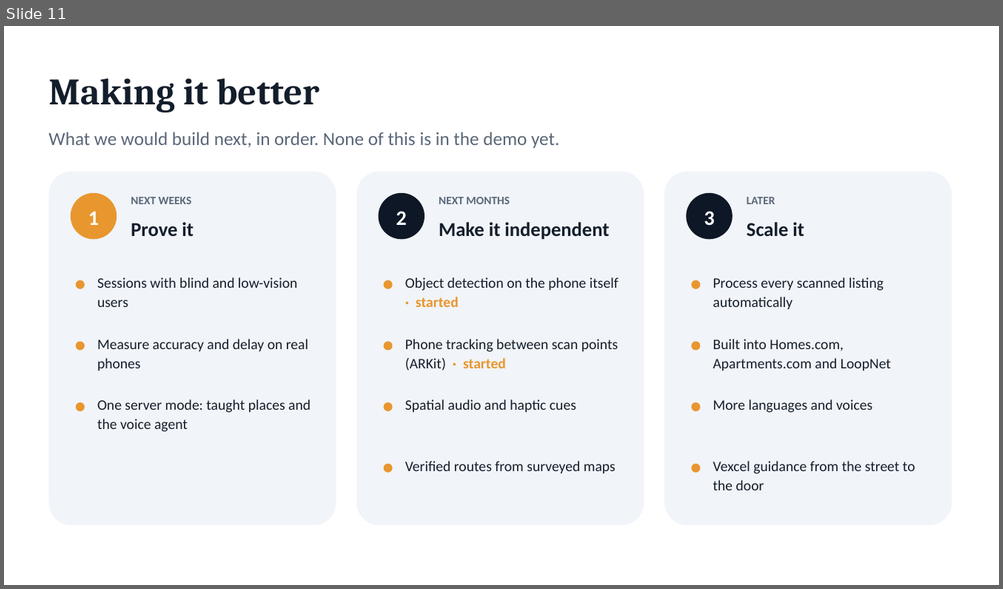
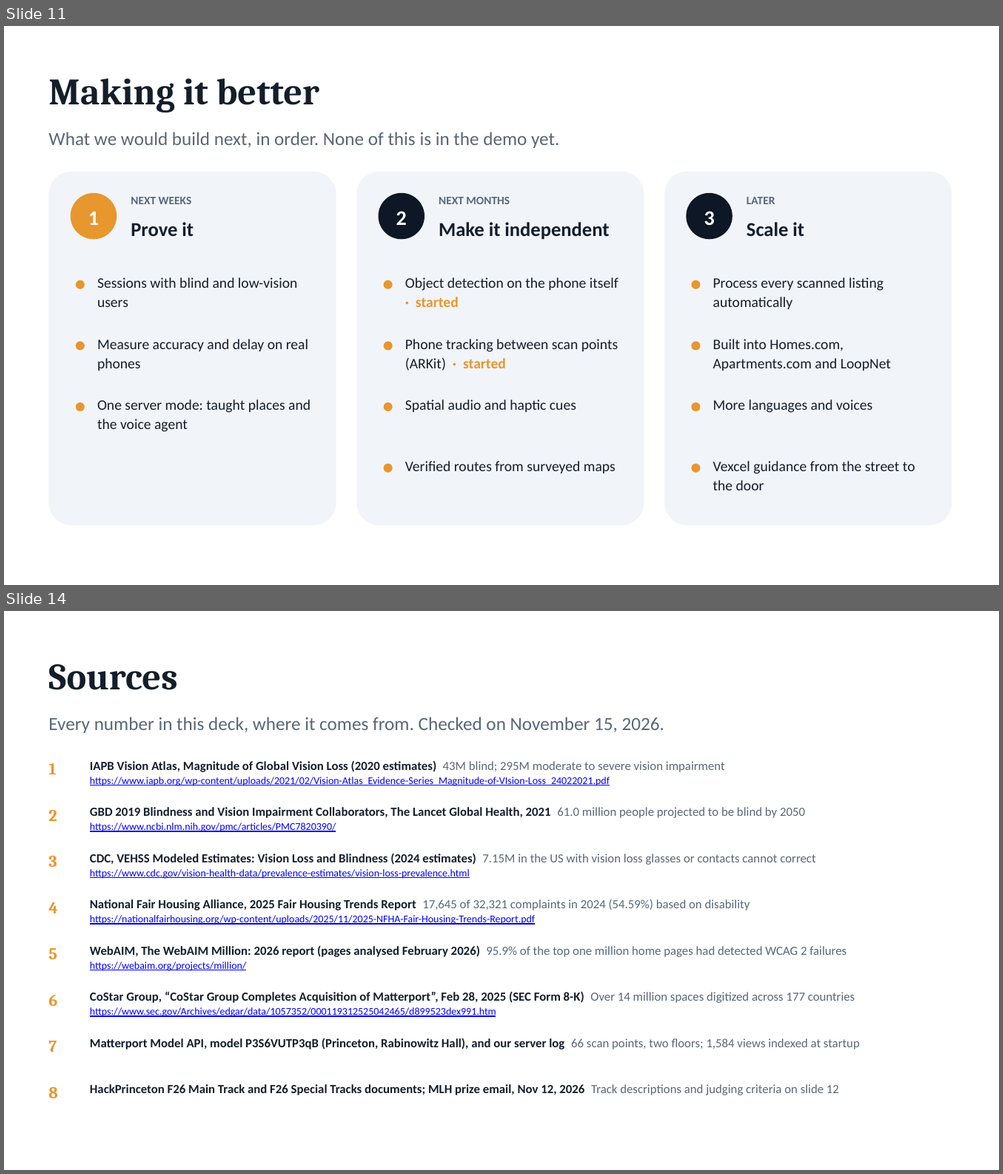
Before and after one commit to epicgdog/blindsight, a slide deck: slides/blindsight.pptx. Shown one above the other, each under a label of ours: slide 11 before the commit, slides 11 and 14 after it; the slides between them are not shown. The pictures are 1003x589 and 1003x1174 pixels, drawn with LibreOffice and Linux fonts; fonts in the diff are those of the drawing. Boxes give left, top, right and bottom in pixels: in the first picture for what was removed or moved away, otherwise in the second. Text is boxed around its words. In the diff, an @@ line names an element or a change of style, - is before the commit and + after.

Commit message:
slides: sources slide, citations and closing tagline

```diff
--- a/slides/blindsight.pptx
+++ b/slides/blindsight.pptx
@@ slide 14 added at (x1=4, y1=611, x2=999, y2=1170), background #FFFFFF @@
@@ text added at (x1=48, y1=664, x2=177, y2=690), 36 pt, text #141E2B, bold @@
+Sources
@@ text added at (x1=48, y1=717, x2=664, y2=733), 18 pt, text #5A6778 @@
+Every number in this deck, where it comes from. Checked on November 15, 2026.
@@ text added at (x1=48, y1=763, x2=56, y2=775), 16 pt, text #E8962E, bold @@
+1
@@ text added at (x1=90, y1=760, x2=725, y2=786), 10 pt, text #0000FF, underline @@
+IAPB Vision Atlas, Magnitude of Global Vision Loss (2020 estimates) 43M blind; 295M moderate to severe vision impairment
+https://www.iapb.org/wp-content/uploads/2021/02/Vision-Atlas_Evidence-Series_Magnitude-of-VIsion-Loss_24022021.pdf
@@ text added at (x1=48, y1=810, x2=57, y2=821), 16 pt, text #E8962E, bold @@
+2
@@ text added at (x1=90, y1=807, x2=805, y2=832), 12 pt, text #141E2B @@
+GBD 2019 Blindness and Vision Impairment Collaborators, The Lancet Global Health, 2021 61.0 million people projected to be blind by 2050
+https://www.ncbi.nlm.nih.gov/pmc/articles/PMC7820390/
@@ text added at (x1=90, y1=853, x2=815, y2=879), 12 pt, text #0000FF @@
+CDC, VEHSS Modeled Estimates: Vision Loss and Blindness (2024 estimates) 7.15M in the US with vision loss glasses or contacts cannot correct
+https://www.cdc.gov/vision-health-data/prevalence-estimates/vision-loss-prevalence.html
@@ text added at (x1=48, y1=856, x2=57, y2=867), 16 pt, text #E8962E, bold @@
+3
@@ text added at (x1=48, y1=903, x2=57, y2=914), 16 pt, text #E8962E, bold @@
+4
@@ text added at (x1=90, y1=900, x2=750, y2=925), 12 pt, text #0000FF @@
+National Fair Housing Alliance, 2025 Fair Housing Trends Report 17,645 of 32,321 complaints in 2024 (54.59%) based on disability
+https://nationalfairhousing.org/wp-content/uploads/2025/11/2025-NFHA-Fair-Housing-Trends-Report.pdf
@@ text added at (x1=48, y1=948, x2=57, y2=960), 16 pt, text #E8962E, bold @@
+5
@@ text added at (x1=90, y1=945, x2=846, y2=971), 12 pt, text #141E2B @@
+WebAIM, The WebAIM Million: 2026 report (pages analysed February 2026) 95.9% of the top one million home pages had detected WCAG 2 failures
+https://webaim.org/projects/million/
@@ text added at (x1=48, y1=995, x2=57, y2=1006), 16 pt, text #E8962E, bold @@
+6
@@ text added at (x1=90, y1=991, x2=854, y2=1017), 12 pt, text #0000FF @@
+CoStar Group, “CoStar Group Completes Acquisition of Matterport”, Feb 28, 2025 (SEC Form 8-K) Over 14 million spaces digitized across 177 countries
+https://www.sec.gov/Archives/edgar/data/1057352/000119312525042465/d899523dex991.htm
@@ text added at (x1=48, y1=1041, x2=57, y2=1052), 16 pt, text #E8962E, bold @@
+7
@@ text added at (x1=90, y1=1038, x2=859, y2=1050), 12 pt, text #141E2B, bold @@
+Matterport Model API, model P3S6VUTP3qB (Princeton, Rabinowitz Hall), and our server log 66 scan points, two floors; 1,584 views indexed at startup
@@ text added at (x1=48, y1=1088, x2=57, y2=1099), 16 pt, text #E8962E, bold @@
+8
@@ text added at (x1=90, y1=1085, x2=839, y2=1096), 12 pt, text #141E2B, bold @@
+HackPrinceton F26 Main Track and F26 Special Tracks documents; MLH prize email, Nov 12, 2026 Track descriptions and judging criteria on slide 12
```
Also in this commit, not shown: 4 slides changed, 4 other files.
